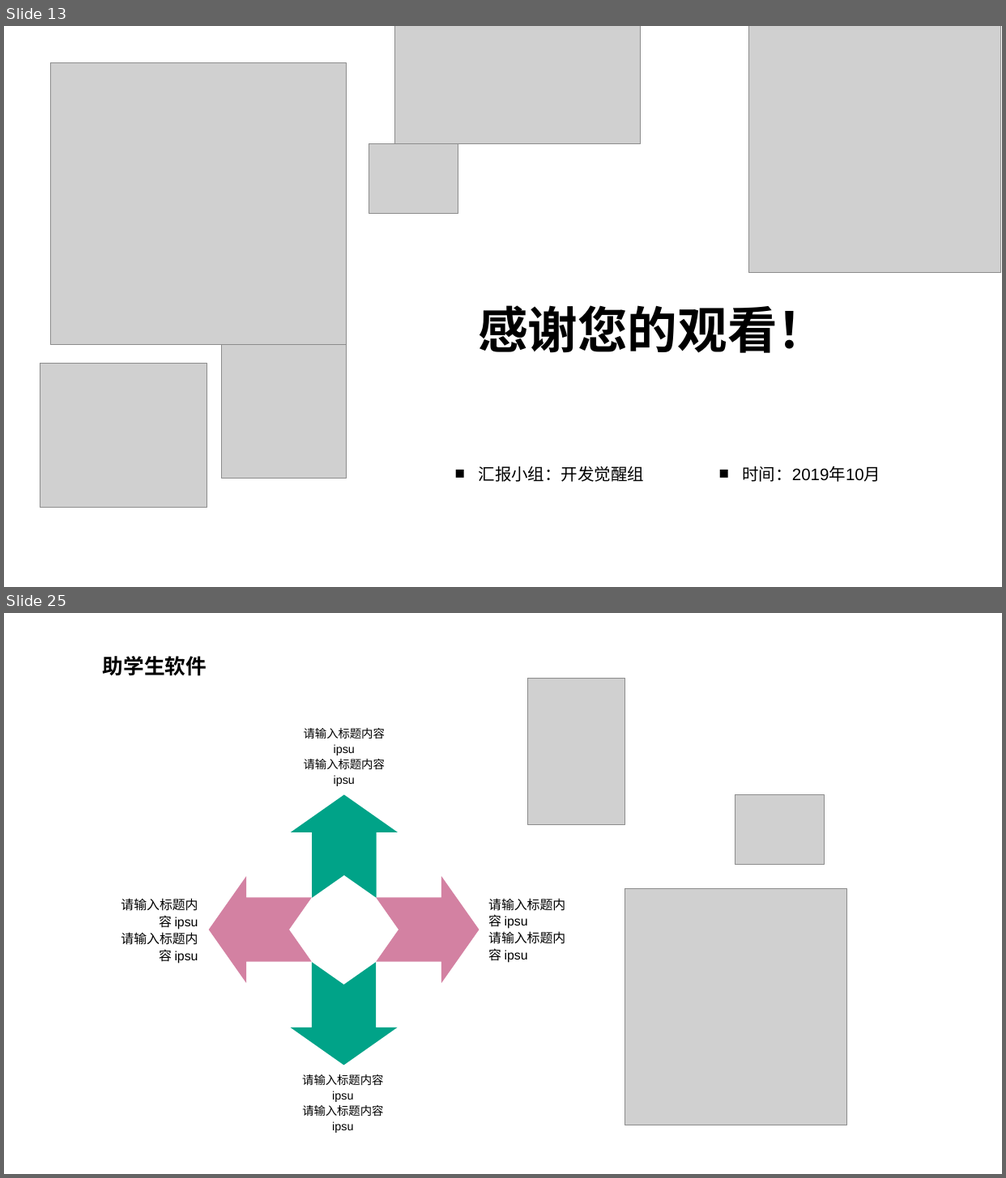
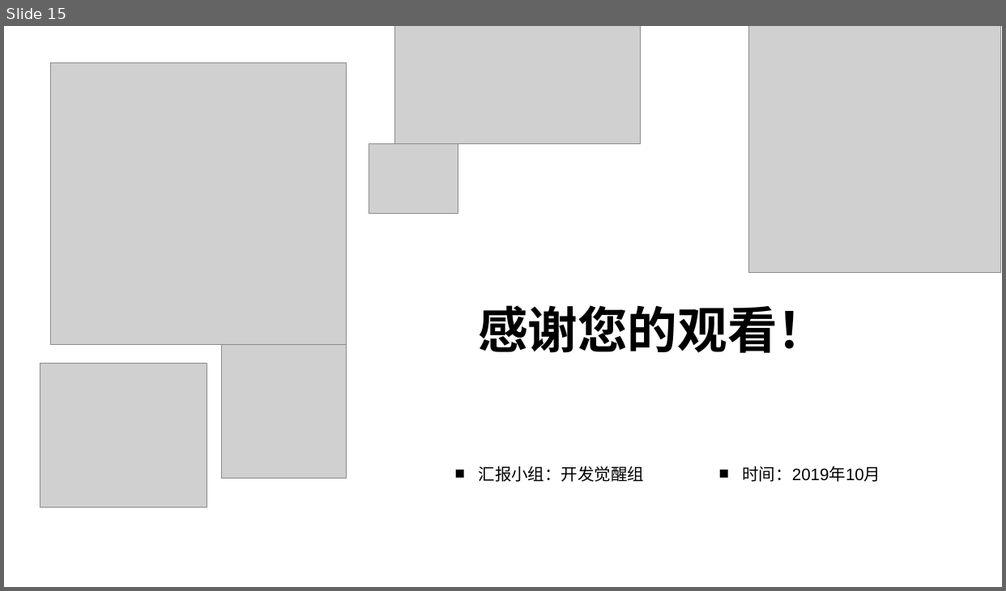
Before and after one commit to SoftwareDevelopmentPractice/DevolopingDocuments, a slide deck: 项目文档/需求分析.pptx. Shown one above the other, each under a label of ours: slides 13 and 25 before the commit, slide 15 after it; the slides between them are not shown. The pictures are 1006x1178 and 1006x591 pixels, drawn with LibreOffice and Linux fonts; fonts in the diff are those of the drawing; grey boxes stand for pictures; background and template pictures are left out. Boxes give left, top, right and bottom in pixels: in the first picture for what was removed or moved away, otherwise in the second. Text is boxed around its words. In the diff, an @@ line names an element or a change of style, - is before the commit and + after.

```diff
--- a/项目文档/需求分析.pptx
+++ b/项目文档/需求分析.pptx
@@ slide 25 removed at <box>4,613,1002,1174</box>, background picture (left out) @@
@@ text removed at <box>103,656,206,676</box> @@
-助学生软件
@@ picture removed at <box>528,678,625,825</box> @@
@@ text removed at <box>304,728,385,786</box> @@
-请输入标题内容 ipsu
-请输入标题内容 ipsu
@@ notched right arrow removed at <box>291,794,398,898</box> @@
@@ picture removed at <box>735,795,825,865</box> @@
@@ notched right arrow removed at <box>209,876,313,983</box> @@
@@ notched right arrow removed at <box>376,876,479,983</box> @@
@@ text removed at <box>121,898,198,964</box> @@
-请输入标题内容 ipsu
-请输入标题内容 ipsu
@@ text removed at <box>488,898,565,963</box> @@
-请输入标题内容 ipsu
-请输入标题内容 ipsu
@@ picture removed at <box>625,888,847,1125</box> @@
@@ notched right arrow removed at <box>291,962,398,1066</box> @@
@@ text removed at <box>302,1075,383,1133</box> @@
-请输入标题内容 ipsu
-请输入标题内容 ipsu
@@ what was slide 13 is now slide 15 @@
```
Also in this commit, not shown: 2 slides added, 11 other slides removed.
